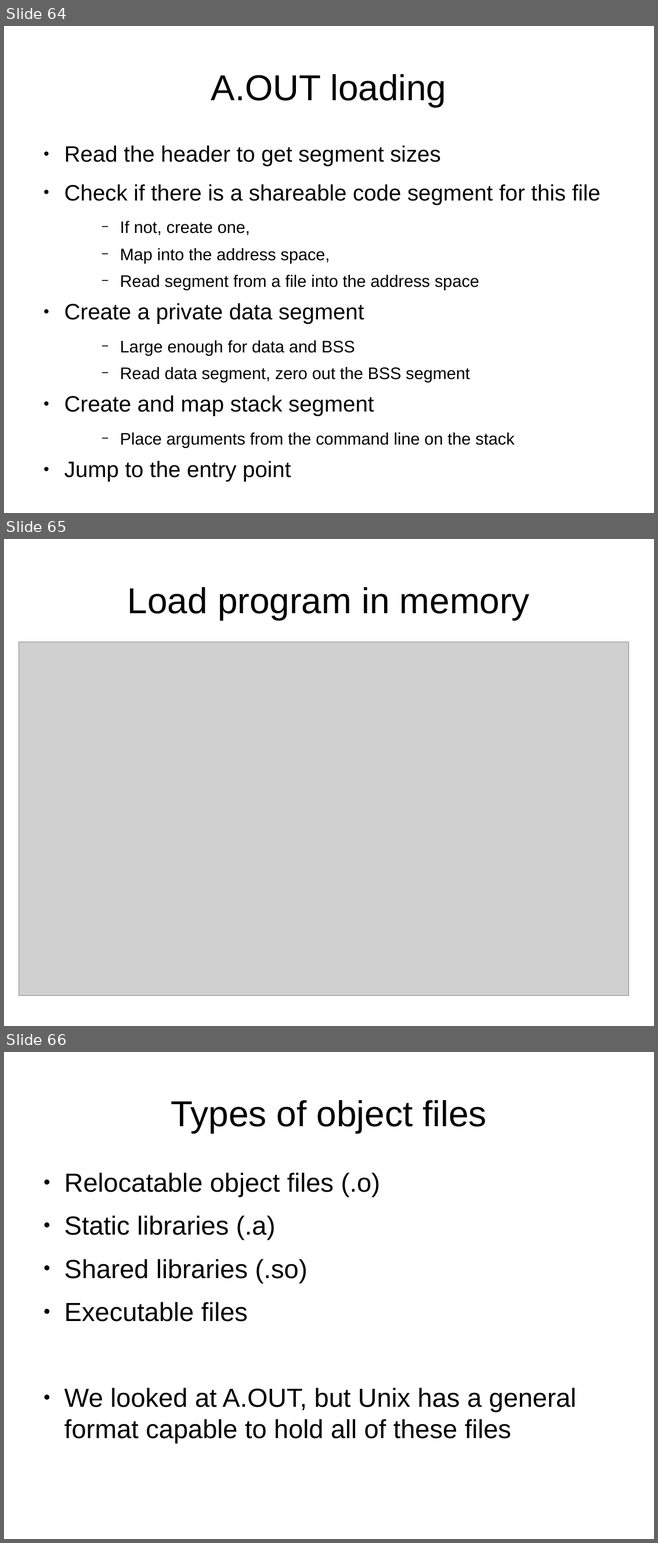
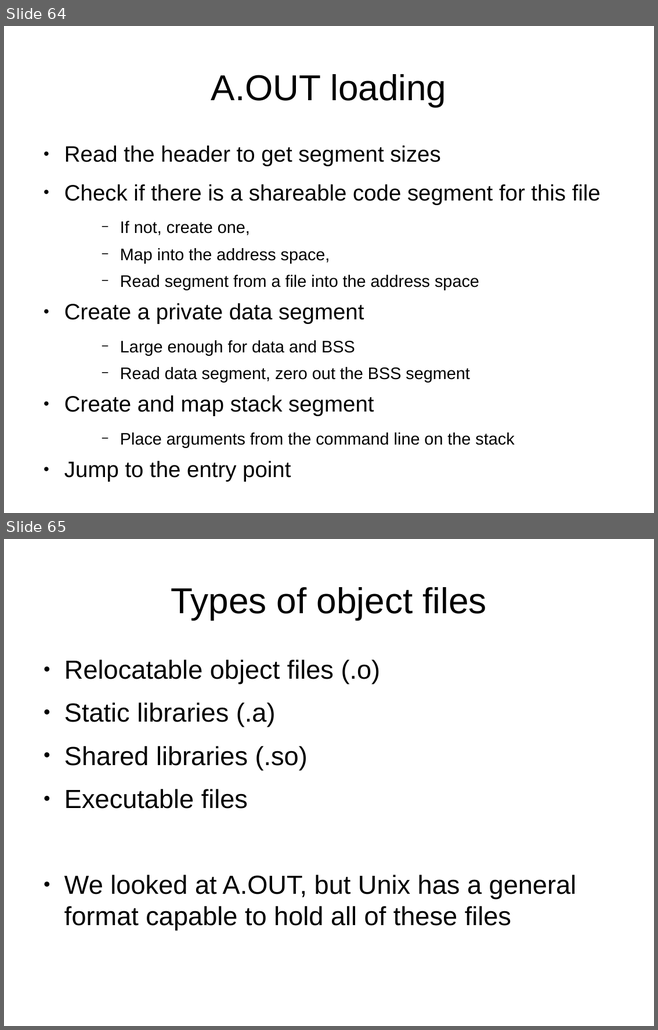
Before and after one commit to antonburtsev/cs5460, a slide deck: lectures/lecture04-linking-and-loading/lecture04-linking-and-loading.odp. Shown one above the other, each under a label of ours: slides 64, 65 and 66 before the commit, slides 64 and 65 after it. The pictures are 658x1543 and 658x1030 pixels, drawn with LibreOffice and Linux fonts; fonts in the diff are those of the drawing; grey boxes stand for pictures. Boxes give left, top, right and bottom in pixels: in the first picture for what was removed or moved away, otherwise in the second. Text is boxed around its words. In the diff, an @@ line names an element or a change of style, - is before the commit and + after.

```diff
--- a/lectures/lecture04-linking-and-loading/lecture04-linking-and-loading.odp
+++ b/lectures/lecture04-linking-and-loading/lecture04-linking-and-loading.odp
@@ slide 65 removed at (x1=4, y1=539, x2=654, y2=1026), background #FFFFFF @@
@@ title removed at (x1=128, y1=587, x2=529, y2=620) @@
-Load program in memory
@@ picture removed at (x1=18, y1=642, x2=629, y2=996) @@
@@ what was slide 66 is now slide 65 @@
```
Also in this commit, not shown: 1 slide changed, 7 slides added, 2 other files.
